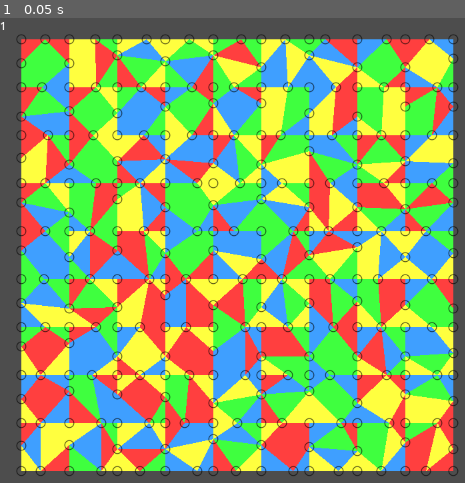
Above: before the commit, frame 1.
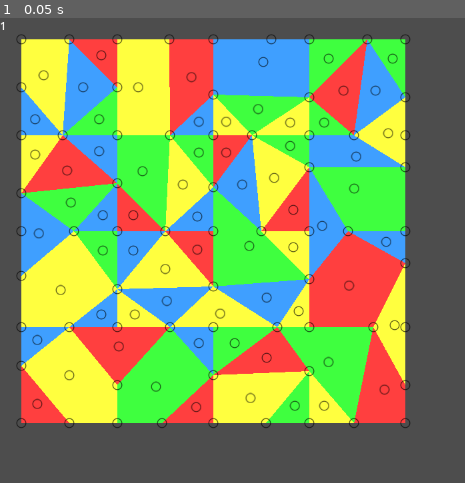
Above: after the commit, the same moment.

Repository: Pe3Hu/raupatu
Game: Godot game, scene res://scenes/game/Game.tscn
The game is run twice, just before and just after one commit, with the same random seed, the same clock (stepped at 60 frames per second) and the same inputs.
Inputs:
- Up to frame 1 (0.05 s): no input

The runs differ from the first frame. In frame 1, 72% of the frame differs, in the area x 3-99%, y 3-99%.

Commit message:
version 0.003
1. bletz lager update

Diff:
--- a/scripts/Classes_1.gd
+++ b/scripts/Classes_1.gd
@@ -38,7 +38,6 @@
 		obj.leinwand = input_.leinwand
 		obj.leinwand.dict.schlitz[arr.knopf.front()][arr.knopf.back()] = self
 		obj.leinwand.dict.schlitz[arr.knopf.back()][arr.knopf.front()] = self
-		#init_scene()
 
 
 	func init_scene() -> void:
@@ -87,6 +86,7 @@
 
 #лоскут
 class Klappe:
+	var num = {}
 	var arr = {}
 	var dict ={}
 	var word = {}
@@ -94,6 +94,7 @@
 
 
 	func _init(input_) -> void:
+		num.square = 0
 		arr.knopf = input_.knopfs
 		obj.leinwand = input_.leinwand
 		obj.bletz = null
@@ -159,8 +160,16 @@
 		obj.leinwand.scene.myself.get_node("Klappes").add_child(polygon)
 
 
+	func calc_square() -> void:
+		var a = arr.knopf[0].vec.position
+		var b = arr.knopf[1].vec.position
+		var c = arr.knopf[2].vec.position
+		num.square += abs((b.x-a.x)*(c.y-a.y)-(c.x-a.x)*(b.y-a.y))/2
+
+
 #заплатка
 class Bletz:
+	var num = {}
 	var arr = {}
 	var dict ={}
 	var word = {}
@@ -168,9 +177,11 @@
 
 
 	func _init(input_) -> void:
+		num.square = 0
 		arr.knopf = []
 		arr.klappe = input_.klappes
 		obj.leinwand = input_.leinwand
+		obj.lager = null
 		dict.neighbor = {}
 		word.color = "White"
 		set_knopfs()
@@ -212,6 +223,57 @@
 	func init_polygon() -> void:
 		for klappe in arr.klappe:
 			klappe.init_polygon()
+
+
+	func set_lager() -> void:
+		var lager_position = Vector2()
+
+		var corner = true
+		for klappe in arr.klappe:
+			corner = klappe.word.type == "corner" && corner
+
+		if corner && arr.klappe.size() == 4:
+			for knopf in arr.knopf:
+				if knopf.word.type == "corner":
+					obj.lager = knopf
+					break
+		else:
+			var n = arr.knopf.size()
+			var xs = []
+			var ys = []
+			var corner_positions = []
+			var same_axis = false
+
+			for knopf in arr.knopf:
+				lager_position += knopf.vec.position
+
+				match knopf.word.type:
+					"corner":
+						corner_positions.append(knopf.vec.position)
+					"edge":
+						if xs.has(knopf.vec.position.x):
+							same_axis = true
+						else:
+							xs.append(knopf.vec.position.x)
+						if ys.has(knopf.vec.position.y):
+							same_axis = true
+						else:
+							ys.append(knopf.vec.position.y)
+
+			if same_axis && corner_positions.size() == 1:
+				lager_position -= corner_positions.front()
+				n -= 1
+
+			lager_position /= n
+
+			var input = {}
+			input.type = "lager"
+			input.leinwand = obj.leinwand
+			input.position = lager_position
+			var knopf = Classes_1.Knopf.new(input)
+			arr.knopf.append(knopf)
+			obj.leinwand.dict.knopf[lager_position] = knopf
+			obj.lager = knopf
 
 
 #полотно
@@ -229,6 +291,8 @@
 		init_klappes()
 		add_new_schlitzs()
 		glue_klappes()
+		calc_klappe_squares()
+		set_lagers()
 
 
 	func init_knopfs() -> void:
@@ -437,3 +501,33 @@
 
 		for bletz in arr.bletz:
 			bletz.init_polygon()
+
+
+	func calc_klappe_squares() -> void:
+		var s = Global.num.leinwand.a*Global.num.leinwand.a/4
+
+		for klappe in arr.klappe:
+			klappe.calc_square()
+			klappe.obj.bletz.num.square += klappe.num.square
+
+		var n = 6
+
+		var counts = {}
+
+		for _i in range(2,n*3):
+			counts[_i] = 0
+
+		for bletz in arr.bletz:
+			var size = bletz.num.square/s*n
+
+			for key in counts.keys():
+				if size < key:
+					counts[key] += 1
+					break
+
+		print(counts)
+
+
+	func set_lagers() -> void:
+		for bletz in arr.bletz:
+			bletz.set_lager()
--- a/scripts/Global.gd
+++ b/scripts/Global.gd
@@ -19,10 +19,10 @@
 	num.index.knopf = 0
 
 	num.leinwand = {}
-	num.leinwand.n = 10
+	num.leinwand.n = 5
 	num.leinwand.rows = num.leinwand.n
 	num.leinwand.cols = num.leinwand.n
-	num.leinwand.a = 72
+	num.leinwand.a = 144
 
 	num.delta = {}
 	num.delta.max = 12
